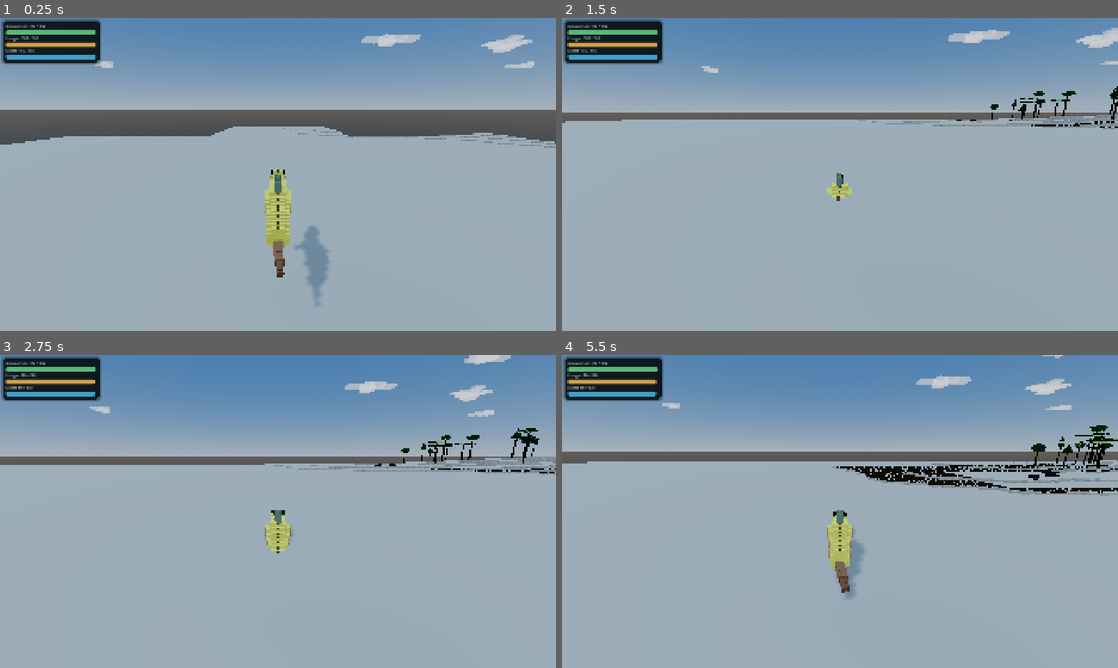
Above: before the commit, frames 1-4 (two rows, left to right).
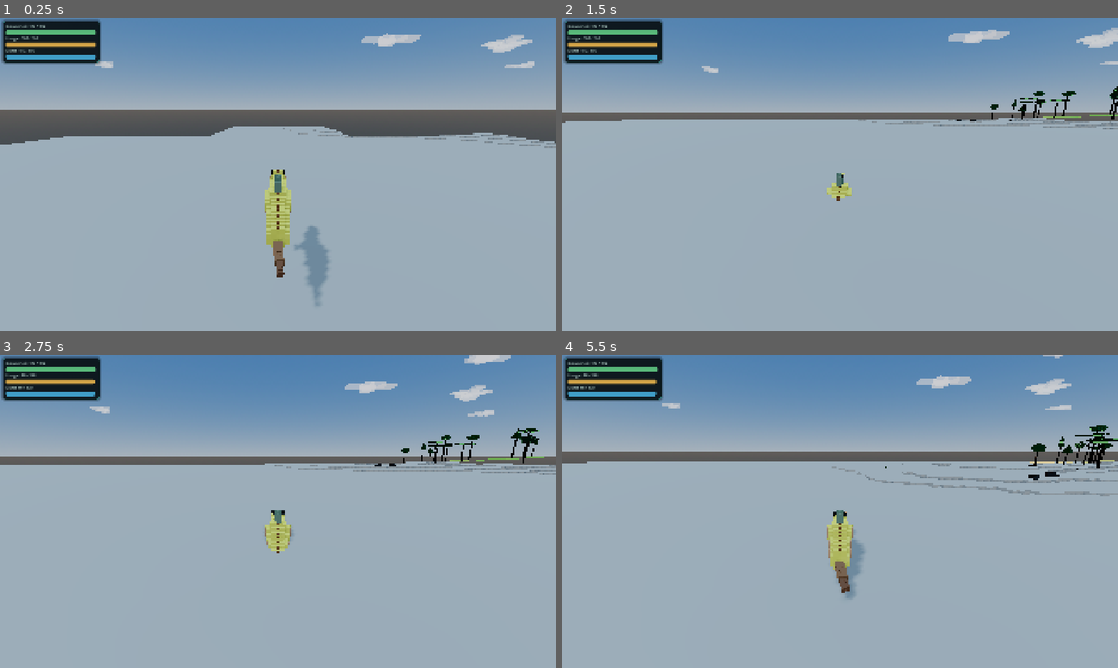
Above: after the commit, the same moments.

Repository: MajorDragonfly/voxelverse
Game: Godot game, scene res://main/main.tscn
Same seed, same stepped clock (60 frames per second), same inputs: the game is played once before the commit and once after it.
Inputs (mouse positions are in pixels of both pictures, inside the frame that each line leads up to):
- Up to frame 1 (0.25 s): no input
- Up to frame 2 (1.5 s): tap Enter at 0.5 s; move the mouse to (867, 174) at 0.52 s; hold W (move_forward) from 0.53 s (still down); click (867, 174) at 0.6 s; tap Space (jump) at 0.77 s; move the mouse to (812, 174) at 1.27 s; tap L at 1.35 s
- Up to frame 3 (2.75 s): keep holding W (move_forward); tap Space (jump) at 1.52 s; move the mouse to (289, 505) at 2.02 s; tap R at 2.1 s
- Up to frame 4 (5.5 s): keep holding W (move_forward); move the mouse to (834, 517) at 2.77 s; tap Tab at 2.85 s; click (834, 517) at 2.92 s; tap Space (jump) at 3.02, 3.77, 4.52 s; move the mouse to (878, 514) at 3.52 s; tap Delete at 3.6 s; move the mouse to (795, 508) at 4.27 s; tap Q at 4.35 s; move the mouse to (845, 511) at 5.02 s; tap E at 5.1 s; click (845, 511) at 5.17 s

The runs differ from the first frame. In frame 1, less than 0.1% of the frame differs, in the area x 6-7%, y 38-40%; in frame 2, 0.3%; in frame 3, 0.5%; in frame 4, 1.4%, in the area x 49-100%, y 33-45%.

Commit message:
Replace floating micro overlay with integrated layered terrain LOD

Diff:
--- a/world/visuals/terrain/terrain_chunk.tscn
+++ b/world/visuals/terrain/terrain_chunk.tscn
@@ -1,16 +1,21 @@
 [gd_scene format=3 uid="uid://dyhavywwdec27"]
 
-[ext_resource type="Script" path="res://world/resources/terrain/terrain_chunk_v4.gd" id="1_terrain"]
-[ext_resource type="Script" uid="uid://cyk0jajpwlxdp" path="res://world/visuals/terrain/terrain_chunk_visuals.gd" id="2_visuals"]
+[ext_resource type="Script" path="res://world/resources/terrain/terrain_chunk_v7.gd" id="1_terrain"]
+[ext_resource type="Script" path="res://world/visuals/terrain/terrain_chunk_visuals_v7.gd" id="2_visuals"]
 [ext_resource type="Script" path="res://world/visuals/scenery/procedural_ecosystem_v6.gd" id="3_ecosystem"]
-[ext_resource type="Script" path="res://world/visuals/terrain/micro_voxel_surface_v6.gd" id="4_micro_surface"]
-[ext_resource type="Script" path="res://world/streaming/chunk_lod_controller_v6.gd" id="5_lod"]
+[ext_resource type="Script" path="res://world/streaming/chunk_lod_controller_v7.gd" id="4_lod"]
 
 [node name="TerrainChunk" type="StaticBody3D" unique_id=1870033249]
 script = ExtResource("1_terrain")
 cell_size = 0.5
+far_sample_stride = 4
+enable_far_proxy = true
 
 [node name="TerrainMesh" type="MeshInstance3D" parent="." unique_id=1378419624]
+
+[node name="FarTerrainMesh" type="MeshInstance3D" parent="."]
+visible = false
+cast_shadow = 0
 
 [node name="TerrainCollision" type="CollisionShape3D" parent="." unique_id=907640669]
 
@@ -27,12 +32,20 @@
 side_texture_scale = 0.82
 texture_darkness = 0.84
 texture_brightness = 1.07
-water_subdivisions = 24
+water_subdivisions = 32
 wave_height = 0.045
 wave_speed = 0.40
 secondary_wave_height = 0.016
 secondary_wave_speed = 0.72
 water_roughness = 0.16
+micro_tile_size = 0.125
+near_detail_end = 44.0
+mid_detail_end = 82.0
+micro_detail_strength = 0.13
+mid_detail_strength = 0.055
+foam_distance = 0.90
+depth_fade_distance = 4.5
+refraction_strength = 0.025
 
 [node name="ProceduralEcosystemV6" type="Node3D" parent="."]
 script = ExtResource("3_ecosystem")
@@ -45,15 +58,8 @@
 cliff_attempts = 10
 plant_field_attempts = 46
 
-[node name="MicroVoxelSurfaceV6" type="Node3D" parent="."]
-script = ExtResource("4_micro_surface")
-build_distance = 44.0
-release_distance = 62.0
-instances_per_frame = 384
-surface_lift = 0.018
-
-[node name="ChunkLODControllerV6" type="Node" parent="."]
-script = ExtResource("5_lod")
+[node name="ChunkLODControllerV7" type="Node" parent="."]
+script = ExtResource("4_lod")
 near_distance = 42.0
-mid_distance = 74.0
-update_interval = 0.4
+mid_distance = 78.0
+update_interval = 0.35
